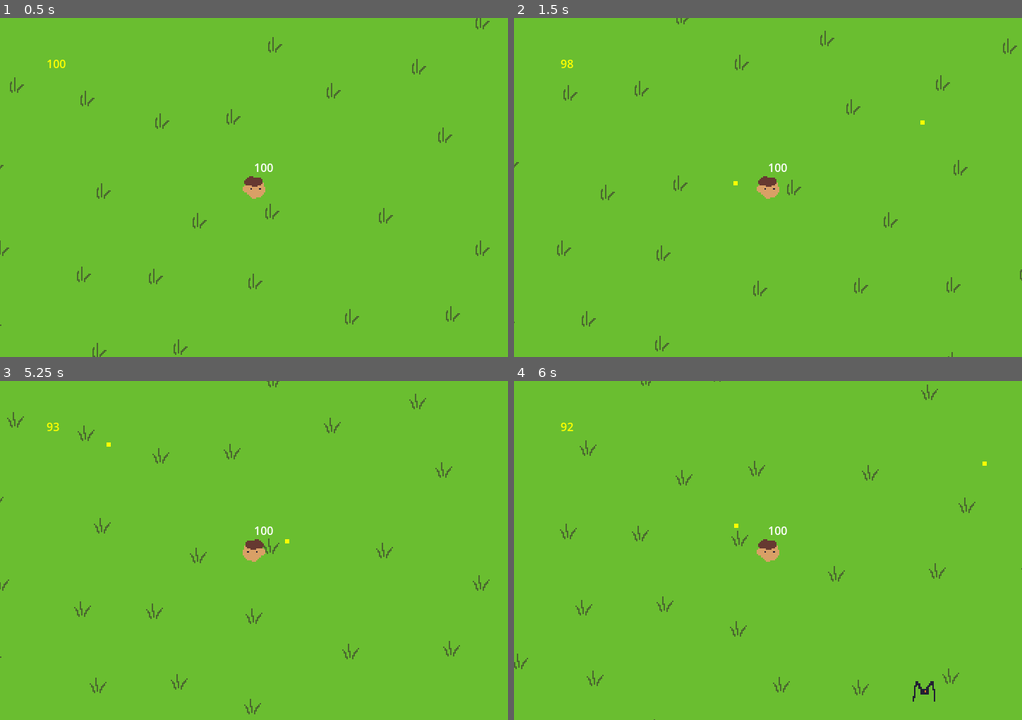
Above: before the commit, frames 1-4 (two rows, left to right).
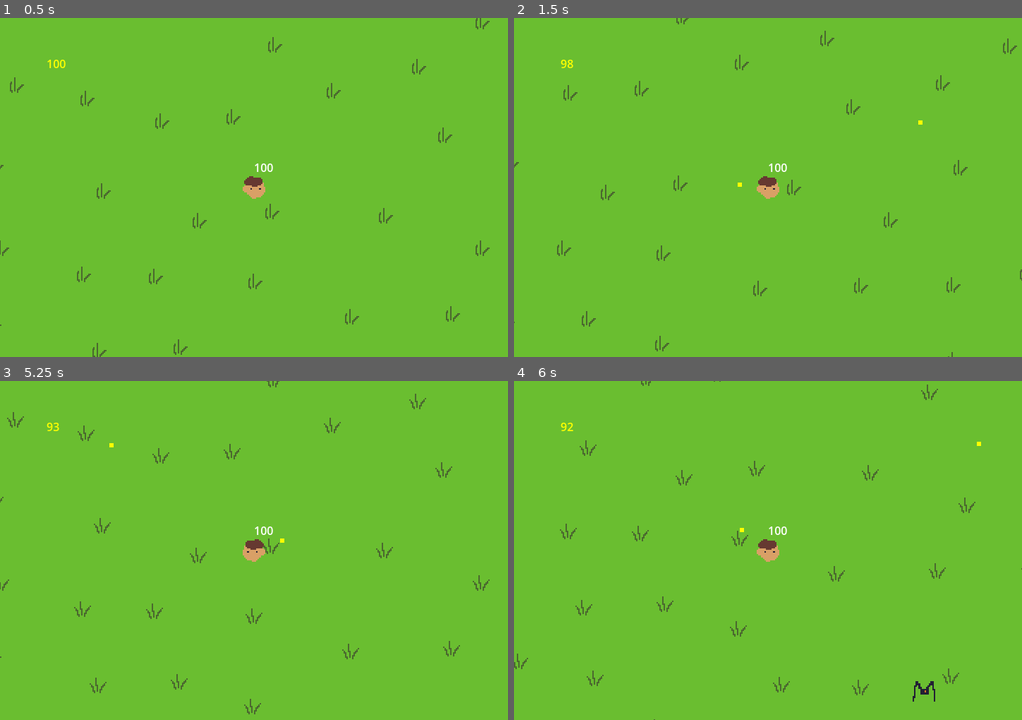
Above: after the commit, the same moments.

Repository: alecray/2d-game
Game: Godot game, scene res://scenes/main.tscn
The game is run twice, just before and just after one commit, with the same random seed, the same clock (stepped at 60 frames per second) and the same inputs.
Inputs (mouse positions are in pixels of both pictures, inside the frame that each line leads up to):
- Up to frame 1 (0.5 s): no input
- Up to frame 2 (1.5 s): move the mouse to (879, 170) at 0.52 s; hold D 0.53-1.28 s; click (879, 170) at 0.67 s; move the mouse to (666, 204) at 1.27 s; hold S from 1.28 s (still down); click (666, 204) at 1.42 s
- Up to frame 3 (5.25 s): move the mouse to (304, 475) at 2.02 s; release S at 2.03 s; hold D 2.03-2.78 s; click (304, 475) at 2.17 s; move the mouse to (228, 618) at 2.77 s; hold W 2.78-3.53 s; click (228, 618) at 2.92 s; move the mouse to (406, 601) at 3.52 s; hold A 3.53-5.03 s; click (406, 601) at 3.67 s; move the mouse to (101, 499) at 4.27 s; click (101, 499) at 4.42 s; move the mouse to (279, 550) at 5.02 s; hold S from 5.03 s (still down); click (279, 550) at 5.17 s
- Up to frame 4 (6 s): move the mouse to (691, 465) at 5.77 s; release S at 5.78 s; hold D from 5.78 s (still down); click (691, 465) at 5.92 s

Frame 1 is identical in both runs. In frame 2, less than 0.1% of the frame differs, in the area x 43-81%, y 30-50%; in frame 3, less than 0.1%; in frame 4, less than 0.1%, in the area x 43-94%, y 17-45%.

Commit message:
scale enemy spawning with kills, add soft enemy separation, and refactor player movement and shooting
Co-Authored-By: Claude Sonnet 4.6 <noreply@anthropic.com>

Diff:
--- a/scenes/main.gd
+++ b/scenes/main.gd
@@ -3,15 +3,26 @@
 
 const ENEMY_SCENE = preload("res://prefabs/enemies/enemy1.tscn")
 const GRASS_SCENE = preload("res://prefabs/environment/grass1.tscn")
-const SPAWN_INTERVAL = 2.0
+const BASE_SPAWN_INTERVAL = 2.0  # starting time between enemy spawns
+const MIN_SPAWN_INTERVAL = 0.01  # fastest the spawner can ever get
+const SPAWN_INTERVAL_REDUCTION = 0.05  # seconds shaved off per kill
 const SPAWN_DISTANCE = 300.0
+const KILLS_PER_EXTRA_ENEMY = 10  # one extra enemy spawned per tick for every N kills
 
 @onready var player = $CharacterBody2D_Player
 @onready var grass_parent = $GrassParent
 var spawn_timer = 0.0
 
+func _get_spawn_interval() -> float:
+	var kills = get_node("/root/GameState").kills
+	return max(MIN_SPAWN_INTERVAL, BASE_SPAWN_INTERVAL - kills * SPAWN_INTERVAL_REDUCTION)
+
+func _get_spawn_count() -> int:
+	var kills = get_node("/root/GameState").kills
+	return 1 + kills / KILLS_PER_EXTRA_ENEMY
+
 func _ready() -> void:
-	spawn_timer = SPAWN_INTERVAL
+	spawn_timer = BASE_SPAWN_INTERVAL
 	var spawn_area_size = Vector2(2000, 2000)
 	var spawn_area_offset = -spawn_area_size / 2
 	spawn_grass_in_area(200, spawn_area_size, spawn_area_offset)
@@ -19,8 +30,9 @@
 func _process(delta: float) -> void:
 	spawn_timer -= delta
 	if spawn_timer <= 0:
-		spawn_enemy()
-		spawn_timer = SPAWN_INTERVAL
+		for i in _get_spawn_count():
+			spawn_enemy()
+		spawn_timer = _get_spawn_interval()
 
 ## Spawns an enemy at random distance/angle from player
 func spawn_enemy() -> void:
--- a/scripts/characters/enemy.gd
+++ b/scripts/characters/enemy.gd
@@ -7,6 +7,8 @@
 const CHANGE_DIRECTION_TIME = 2.0  # max seconds before picking a new wander direction
 const DETECTION_RANGE = 200.0 # how close the player has to be before the enemy notices them
 const DAMAGE = 10              # damage dealt to player on contact
+const SEPARATION_RADIUS = 28.0 # enemies start pushing apart within this distance
+const SEPARATION_FORCE = 80.0  # strength of that push
 
 var direction = Vector2.ZERO  # which way the enemy is currently moving
 var time_until_change = 0.0   # countdown until the next random direction change
@@ -37,13 +39,25 @@
 			time_until_change = randf_range(0.5, CHANGE_DIRECTION_TIME)
 		current_speed = move_toward(current_speed, SPEED, ACCELERATION * delta)
 
-	velocity = direction * current_speed
+	velocity = direction * current_speed + _get_separation()
 	move_and_slide()
 
 	# flip the sprite to face whichever horizontal direction the enemy is moving
 	if direction.x != 0:
 		$AnimatedSprite2D_Enemy1.flip_h = direction.x < 0
 
+
+## Pushes this enemy away from other nearby enemies so they don't fully stack
+func _get_separation() -> Vector2:
+	var push = Vector2.ZERO
+	for body in get_tree().get_nodes_in_group("enemy"):
+		if body == self:
+			continue
+		var offset = global_position - body.global_position
+		var dist = offset.length()
+		if dist < SEPARATION_RADIUS and dist > 0:
+			push += offset.normalized() * (1.0 - dist / SEPARATION_RADIUS) * SEPARATION_FORCE
+	return push
 
 ## Pick a completely random direction to wander toward
 func pick_random_direction() -> void:
--- a/scripts/characters/player.gd
+++ b/scripts/characters/player.gd
@@ -1,19 +1,23 @@
-## Player character controller with health system
+## Controls the player character — handles movement, shooting, and taking damage
 extends CharacterBody2D
 
-const SPEED = 200.0
+const SPEED = 200.0            # how fast the player moves
 const MAX_HEALTH = 100
-const DAMAGE_COOLDOWN = 0.5
+const DAMAGE_COOLDOWN = 0.5    # seconds of invincibility after getting hit
 const BULLET_SCENE = preload("res://prefabs/bullet.tscn")
-const KNOCKBACK_FORCE = 300.0
+const KNOCKBACK_FORCE = 300.0  # how hard enemies push the player back on contact
+const BULLET_SPAWN_OFFSET = 20.0  # how far in front of the player bullets spawn
+const FIRE_RATE = 0.1          # seconds between shots while holding the mouse button
 
 var health = MAX_HEALTH
-var damage_cooldown = 0.0
+var damage_cooldown = 0.0  # counts down to zero between hits
+var fire_cooldown = 0.0    # counts down to zero between shots
 var ammo = 100
-var knockback_velocity = Vector2.ZERO
+var knockback_velocity = Vector2.ZERO  # decays each frame, applied on top of movement
 
 func _ready() -> void:
 	add_to_group("player")
+	# attach the white flash shader so we can trigger it when the player takes damage
 	var shader_mat = ShaderMaterial.new()
 	shader_mat.shader = preload("res://assets/shaders/white_flash.gdshader")
 	$Sprite2D_Player.material = shader_mat
@@ -22,7 +26,12 @@
 	update_ammo_display()
 
 func _physics_process(delta: float) -> void:
-	## Collect input from WASD keys
+	_handle_movement(delta)
+	_handle_contact_damage(delta)
+	_handle_shooting(delta)
+
+func _handle_movement(delta: float) -> void:
+	# build a direction vector from whichever WASD keys are held
 	var input_direction = Vector2.ZERO
 	if Input.is_key_pressed(KEY_W):
 		input_direction.y -= 1
@@ -33,73 +42,46 @@
 	if Input.is_key_pressed(KEY_D):
 		input_direction.x += 1
 
-	if input_direction != Vector2.ZERO:
-		input_direction = input_direction.normalized()
-		velocity = input_direction * SPEED
-	else:
-		velocity = Vector2.ZERO
-
+	velocity = input_direction.normalized() * SPEED if input_direction != Vector2.ZERO else Vector2.ZERO
+	# add knockback on top of normal movement, then let it fade out smoothly
 	velocity += knockback_velocity
 	knockback_velocity = knockback_velocity.lerp(Vector2.ZERO, delta * 10)
 	move_and_slide()
 
+	# flip the sprite to match the horizontal direction the player is moving
 	if input_direction.x != 0:
 		$Sprite2D_Player.flip_h = input_direction.x < 0
 
-	## Check for collisions with enemies
+func _handle_contact_damage(delta: float) -> void:
 	damage_cooldown -= delta
 	for body in $HurtBox.get_overlapping_bodies():
+		# only take damage once per cooldown window to avoid instant death on overlap
 		if body.is_in_group("enemy") and damage_cooldown <= 0:
 			take_damage(body.DAMAGE)
 			knockback_velocity = (global_position - body.global_position).normalized() * KNOCKBACK_FORCE
 			damage_cooldown = DAMAGE_COOLDOWN
 
-func _input(event: InputEvent) -> void:
-	if event is InputEventMouseButton and event.pressed and event.button_index == MOUSE_BUTTON_LEFT:
+func _handle_shooting(delta: float) -> void:
+	fire_cooldown -= delta
+	# fire continuously while the mouse button is held, once per FIRE_RATE seconds
+	if Input.is_mouse_button_pressed(MOUSE_BUTTON_LEFT) and fire_cooldown <= 0:
 		shoot_bullet()
+		fire_cooldown = FIRE_RATE
 
 
-## Takes damage and updates display
 func take_damage(amount: int) -> void:
 	health = max(0, health - amount)
 	update_health_display()
-	flash_white()
+	FlashUtils.flash_white($Sprite2D_Player)
 	if health <= 0:
 		get_tree().change_scene_to_file("res://scenes/game_over.tscn")
 
-## Flash the sprite white for visual damage feedback
-func flash_white() -> void:
-	var sprite = $Sprite2D_Player
-	var mat = sprite.material as ShaderMaterial
-	var tween = create_tween()
-	tween.set_trans(Tween.TRANS_SINE)
-	tween.set_ease(Tween.EASE_OUT)
-	tween.tween_method(
-		func(v): mat.set_shader_parameter("flash_amount", v),
-		0.0, 1.0, 0.1
-	)
-	tween.tween_method(
-		func(v): mat.set_shader_parameter("flash_amount", v),
-		1.0, 0.0, 0.1
-	)
-	tween.tween_method(
-		func(v): mat.set_shader_parameter("flash_amount", v),
-		0.0, 1.0, 0.1
-	)
-	tween.tween_method(
-		func(v): mat.set_shader_parameter("flash_amount", v),
-		1.0, 0.0, 0.1
-	)
-
-## Updates health label with current health value
 func update_health_display() -> void:
 	$Label_Health.text = str(health)
 
-## Updates ammo label with current ammo value
 func update_ammo_display() -> void:
 	$Camera2D/UI/Label_Ammo.text = str(ammo)
 
-## Shoot a bullet toward the cursor
 func shoot_bullet() -> void:
 	if ammo <= 0:
 		return
@@ -107,8 +89,9 @@
 	var bullet = BULLET_SCENE.instantiate()
 	var direction_to_cursor = (get_global_mouse_position() - global_position).normalized()
 	bullet.direction = direction_to_cursor
-	bullet.global_position = global_position + direction_to_cursor * 20
-	get_parent().add_child(bullet)
+	# spawn the bullet slightly ahead of the player so it doesn't immediately hit them
+	bullet.global_position = global_position + direction_to_cursor * BULLET_SPAWN_OFFSET
+	add_sibling(bullet)
 
 	ammo -= 1
 	update_ammo_display()
--- /dev/null
+++ b/scripts/utils/flash_utils.gd
@@ -0,0 +1,23 @@
+class_name FlashUtils
+
+static func flash_white(sprite: Node2D) -> void:
+	var mat = sprite.material as ShaderMaterial
+	var tween = sprite.create_tween()
+	tween.set_trans(Tween.TRANS_SINE)
+	tween.set_ease(Tween.EASE_OUT)
+	tween.tween_method(
+		func(v): mat.set_shader_parameter("flash_amount", v),
+		0.0, 1.0, 0.1
+	)
+	tween.tween_method(
+		func(v): mat.set_shader_parameter("flash_amount", v),
+		1.0, 0.0, 0.1
+	)
+	tween.tween_method(
+		func(v): mat.set_shader_parameter("flash_amount", v),
+		0.0, 1.0, 0.1
+	)
+	tween.tween_method(
+		func(v): mat.set_shader_parameter("flash_amount", v),
+		1.0, 0.0, 0.1
+	)
Not shown, added: scripts/utils/flash_utils.gd.uid
Not shown, changed: README.md
